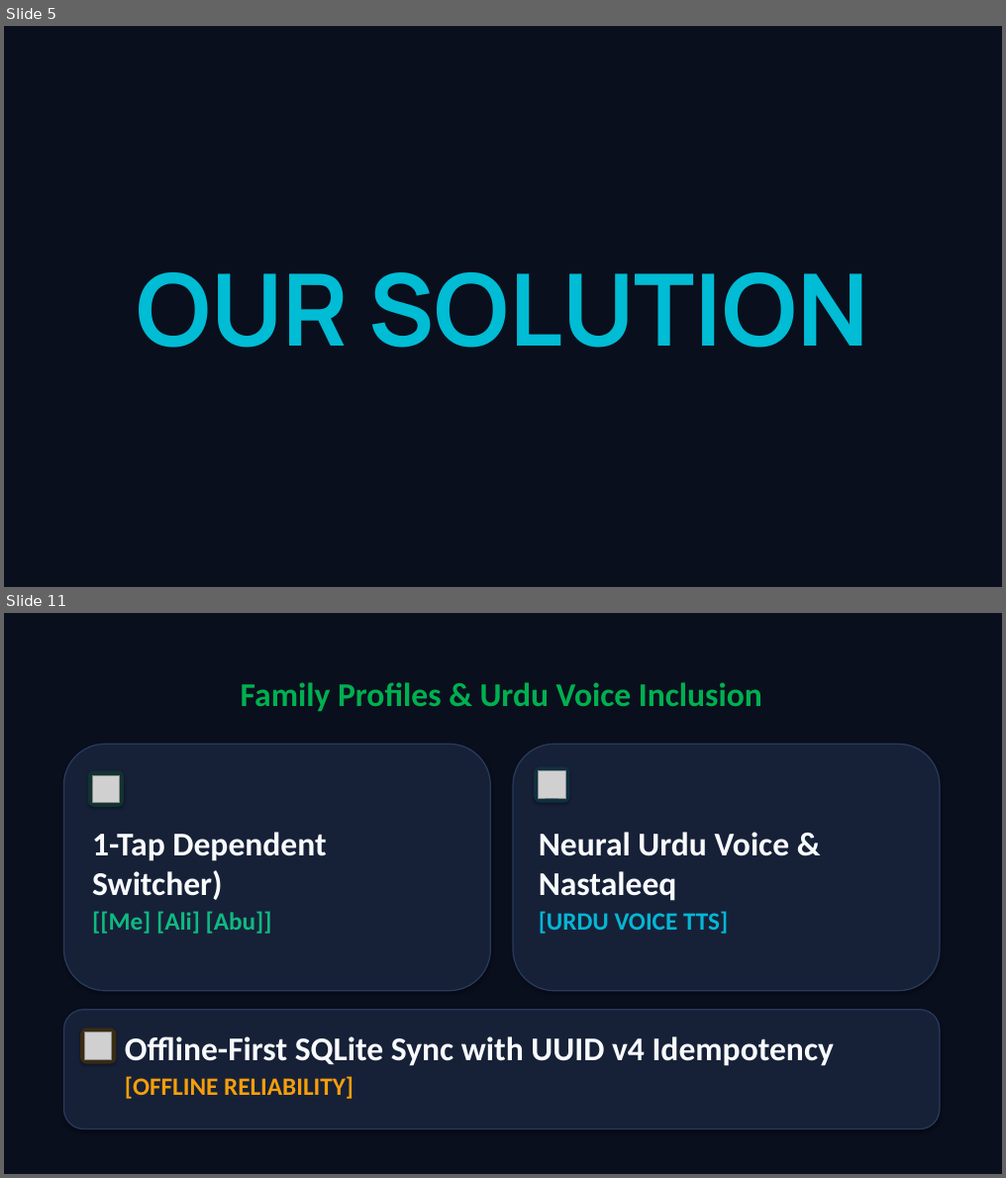
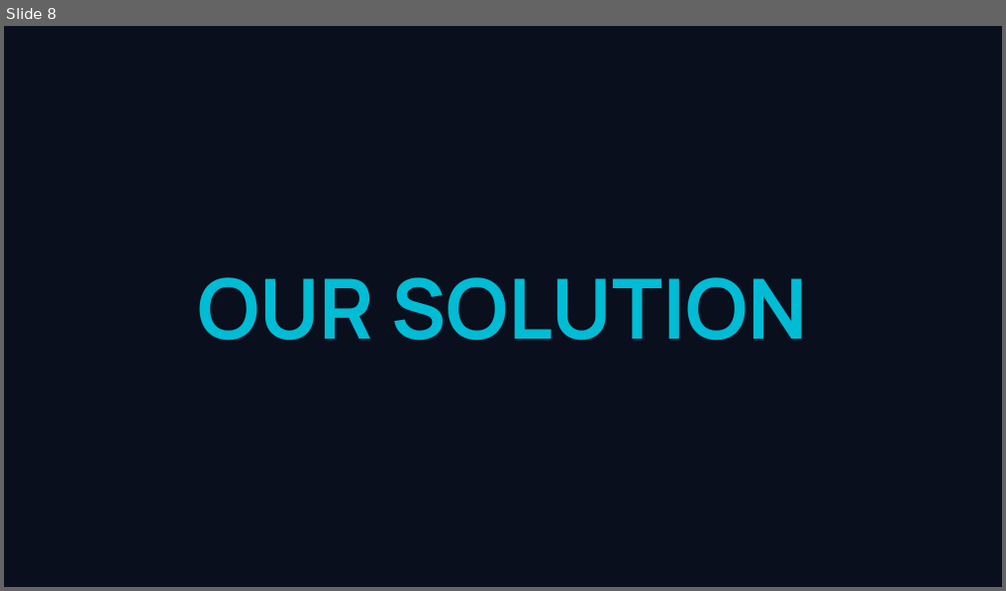
Before and after one commit to m-Affan55/NutriSense, a slide deck: docs/NutriSense_Hackathon_Presentation.pptx. Shown one above the other, each under a label of ours: slides 5 and 11 before the commit, slide 8 after it; the slides between them are not shown. The pictures are 1006x1178 and 1006x591 pixels, drawn with LibreOffice and Linux fonts; fonts in the diff are those of the drawing; grey boxes stand for pictures. Boxes give left, top, right and bottom in pixels: in the first picture for what was removed or moved away, otherwise in the second. Text is boxed around its words. In the diff, an @@ line names an element or a change of style, - is before the commit and + after.

```diff
--- a/docs/NutriSense_Hackathon_Presentation.pptx
+++ b/docs/NutriSense_Hackathon_Presentation.pptx
@@ slide 11 removed at [4, 613, 1002, 1174], background #FFFFFF @@
@@ rectangle removed at [4, 613, 1002, 1174] @@
@@ text removed at [241, 682, 762, 712] @@
-Family Profiles & Urdu Voice Inclusion
@@ rounded rectangle removed at [63, 744, 491, 991] @@
@@ rounded rectangle removed at [513, 744, 940, 991] @@
@@ rounded rectangle removed at [88, 771, 124, 807] @@
@@ picture removed at [92, 775, 119, 802] @@
@@ rounded rectangle removed at [534, 766, 570, 802] @@
@@ picture removed at [539, 771, 565, 798] @@
@@ text removed at [92, 832, 326, 934] @@
-1-Tap Dependent Switcher)
-[[Me] [Ali] [Abu]]
@@ text removed at [539, 832, 790, 934] @@
-Neural Urdu Voice & Nastaleeq
-[URDU VOICE TTS]
@@ rounded rectangle removed at [63, 1010, 940, 1130] @@
@@ rounded rectangle removed at [80, 1029, 116, 1064] @@
@@ picture removed at [85, 1033, 112, 1059] @@
@@ text removed at [125, 1037, 834, 1099] @@
-Offline-First SQLite Sync with UUID v4 Idempotency
-[OFFLINE RELIABILITY]
@@ what was slide 5 is now slide 8 @@
@@ slide 8 changed as well @@
@@ text "OUR SOLUTION": place and size @@
-text "OUR SOLUTION" at [137, 273, 869, 348]
+text "OUR SOLUTION" at [197, 277, 808, 341]
@@ text "OUR SOLUTION" at [197, 277, 808, 341]: size 96 to 80 pt; more space between paragraphs @@
```
Also in this commit, not shown: 4 other slides changed, 19 slides added, 10 other slides removed, 6 other files.
